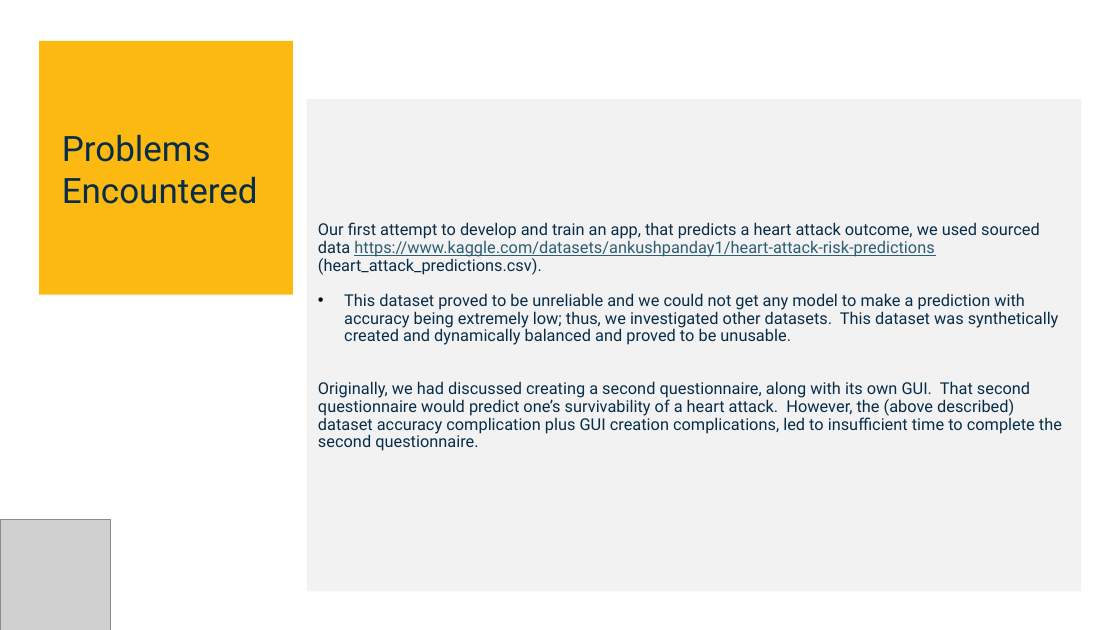
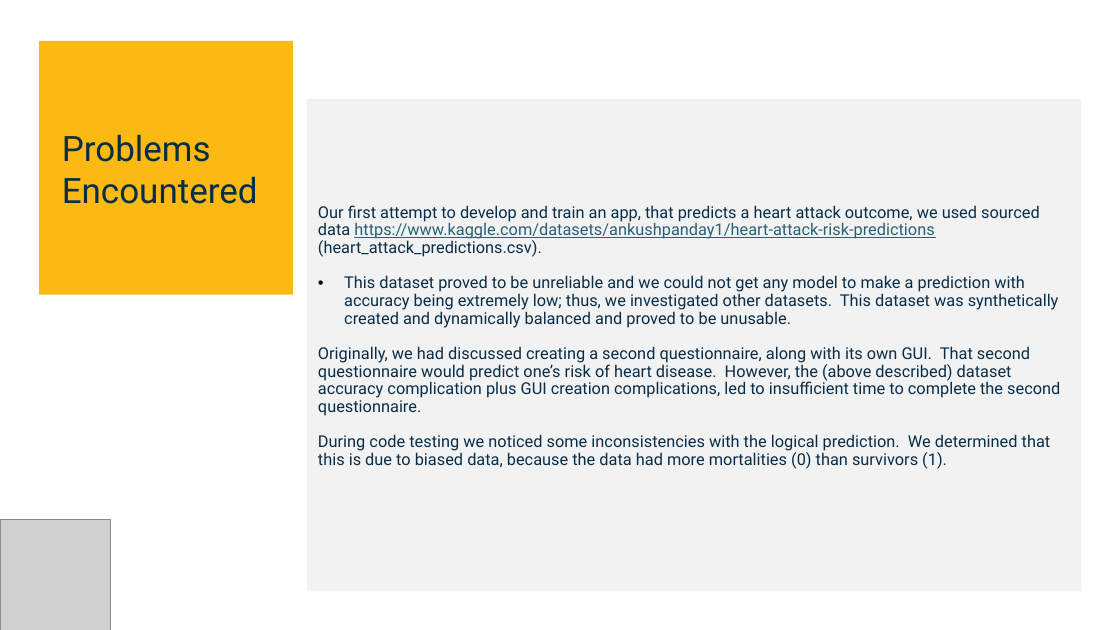
Before and after one commit to Pete1001/heart_attack_outcome, a slide deck: slide 10 of heart_attack_outcome.v1.3.pptx. Drawn at 1120x630 pixels with LibreOffice and Linux fonts; fonts in the diff are those of the drawing; grey boxes stand for pictures. Boxes give left, top, right and bottom in pixels: in the first picture for what was removed or moved away, otherwise in the second. Text is boxed around its words. In the diff, an @@ line names an element or a change of style, - is before the commit and + after.

```diff
--- a/heart_attack_outcome.v1.3.pptx
+++ b/heart_attack_outcome.v1.3.pptx
@@ text in rectangle at (318,346,1060,469): text changed @@
-Originally, we had discussed creating a second questionnaire, along with its own GUI. That second questionnaire would predict one’s survivability of a heart attack. However, the (above described) dataset accuracy complication plus GUI creation complications, led to insufficient time to complete the second questionnaire.
+Originally, we had discussed creating a second questionnaire, along with its own GUI. That second questionnaire would predict one’s risk of heart disease. However, the (above described) dataset accuracy complication plus GUI creation complications, led to insufficient time to complete the second questionnaire.
+During code testing we noticed some inconsistencies with the logical prediction. We determined that this is due to biased data, because the data had more mortalities (0) than survivors (1).
```
Also in this commit, not shown: 9 other slides changed, 1 slide added, 1 slide removed.
